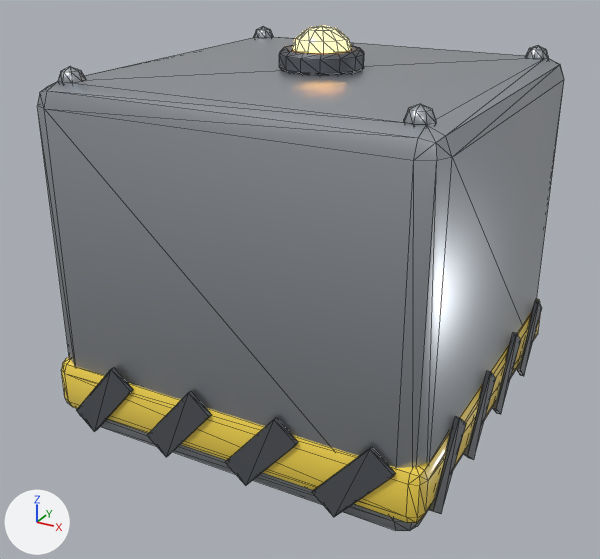
Renders of the glTF model godot/games/blastyard/art/models/pillar_factory.glb from each side of a commit.
Before and after are seen from a camera (50 mm lens) standing at (0.91, -1.759, 1.189) and looking at (-0.016, -0.075, 0.347). The lights are fixed; the arrows at lower left show +X, +Y and +Z. The first picture is the older version. Mesh edges are drawn as thin lines. Vertices at exactly the same position are counted once.

The first picture shows 'pillar_factory'.
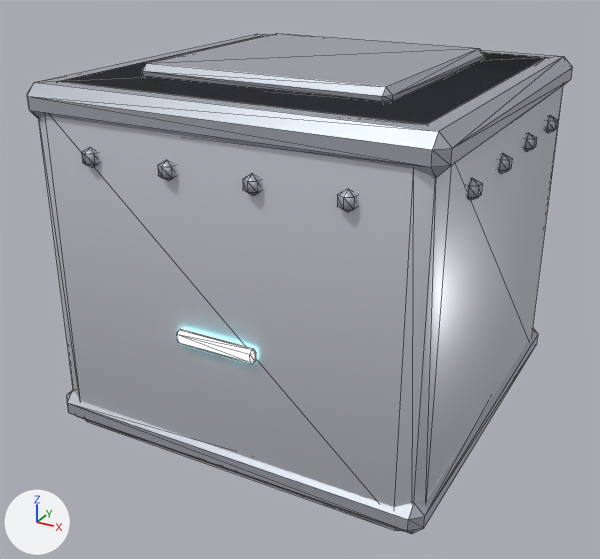
Edits to the bpy script that builds the scene:
```text
Change mat_factory_steel:
    mat_factory_steel.base_color: (0.5, 0.53, 0.57) -> (0.66, 0.69, 0.74)  # light grey #bcc0c7 -> light grey #d4d8df
    mat_factory_steel.metallic: 0.85 -> 0.35
Change me_pillar_factory:
    remove me_pillar_factory.from_pydata(...)  # 462 vertices, 828 faces; spans x -0.487..0.487, y -0.487..0.487, z 0.0..0.956
    add me_pillar_factory.from_pydata(...)  # 376 vertices, 668 faces; spans x -0.489..0.489, y -0.491..0.491, z 0.0..0.89
    me_pillar_factory part 1: a new loose piece, a UV sphere (6 segments, 3 rings, poles along z) spanning x -0.317..-0.284, y -0.491..-0.453, z 0.698..0.742, in mat_factory_steel_edge (light grey #b1b6bf)
    me_pillar_factory part 2: a new loose piece, a UV sphere (6 segments, 3 rings, poles along z) spanning x -0.117..-0.083, y -0.491..-0.453, z 0.698..0.742, in mat_factory_steel_edge (light grey #b1b6bf)
    me_pillar_factory part 3: a new loose piece, a UV sphere (6 segments, 3 rings, poles along z) spanning x 0.083..0.117, y -0.491..-0.453, z 0.698..0.742, in mat_factory_steel_edge (light grey #b1b6bf)
    me_pillar_factory part 4: a new loose piece, a UV sphere (6 segments, 3 rings, poles along z) spanning x 0.284..0.317, y -0.491..-0.453, z 0.698..0.742, in mat_factory_steel_edge (light grey #b1b6bf)
    me_pillar_factory part 5: a new loose piece, a UV sphere (6 segments, 3 rings, poles along z) spanning x 0.455..0.488, y -0.319..-0.281, z 0.698..0.742, in mat_factory_steel_edge (light grey #b1b6bf)
    me_pillar_factory part 6: a new loose piece, a UV sphere (6 segments, 3 rings, poles along z) spanning x 0.456..0.488, y -0.119..-0.081, z 0.698..0.742, in mat_factory_steel_edge (light grey #b1b6bf)
    me_pillar_factory part 7: a new loose piece, a UV sphere (6 segments, 3 rings, poles along z) spanning x 0.456..0.488, y 0.081..0.119, z 0.698..0.742, in mat_factory_steel_edge (light grey #b1b6bf)
    me_pillar_factory part 8: a new loose piece, a UV sphere (6 segments, 3 rings, poles along z) spanning x 0.456..0.489, y 0.281..0.319, z 0.698..0.742, in mat_factory_steel_edge (light grey #b1b6bf)
    me_pillar_factory part 9: the loose piece of 56 vertices spanning x -0.48..0.48, y -0.48..0.48, z 0.05..0.19 is rebuilt with 24 vertices and now spans x -0.48..0.48, y -0.48..0.48, z 0.02..0.1, in mat_factory_steel_edge (light grey #b1b6bf)
    me_pillar_factory part 10: a new loose piece of 24 vertices spanning x -0.48..0.48, y -0.48..0.48, z 0.78..0.86, in mat_factory_steel_edge (light grey #b1b6bf)
    me_pillar_factory part 11: a new loose piece of 24 vertices spanning x -0.3..0.3, y -0.3..0.3, z 0.85..0.89, in mat_factory_steel_edge (light grey #b1b6bf)
    me_pillar_factory part 12: a new loose piece of 24 vertices spanning x -0.1..0.1, y -0.486..-0.466, z 0.332..0.368, in mat_factory_status (cyan #95f3ff, glowing cyan #95f3ff)
    me_pillar_factory part 13: 22 loose pieces with 350 vertices, spanning x -0.487..0.487, y -0.487..0.487, z 0.021..0.956, are deleted
    other edits to the shape of me_pillar_factory do not show in these pictures
    remove me_pillar_factory.materials.append(mat_hazard_yellow)  # yellow #fddd50
    remove me_pillar_factory.materials.append(mat_factory_dark)  # grey #696c73
    remove me_pillar_factory.materials.append(mat_factory_lamp)  # orange #ffb359, glowing orange #ffb359
    add me_pillar_factory.materials.append(mat_factory_steel_edge)  # light grey #b1b6bf
    add me_pillar_factory.materials.append(mat_factory_status)  # cyan #95f3ff, glowing cyan #95f3ff
```

What differs and where, as boxes [x1, y1, x2, y2] in the pictures (600 x 559 px):
'pillar_factory', recoloured, surface changed, reshaped (grey to light grey): before [37, 26, 564, 531]; after [27, 33, 573, 534]
part 1 of me_pillar_factory, added: after [81, 147, 98, 167]
part 2 of me_pillar_factory, added: after [158, 160, 175, 181]
part 3 of me_pillar_factory, added: after [243, 173, 261, 195]
part 4 of me_pillar_factory, added: after [337, 189, 357, 212]
part 5 of me_pillar_factory, added: after [467, 178, 482, 200]
part 6 of me_pillar_factory, added: after [498, 153, 512, 174]
part 7 of me_pillar_factory, added: after [524, 133, 537, 152]
part 8 of me_pillar_factory, added: after [546, 115, 558, 133]
part 9 of me_pillar_factory, rebuilt (8% shorter): before [61, 299, 541, 523]; after [67, 328, 538, 534]
part 10 of me_pillar_factory, added: after [27, 34, 573, 178]
part 11 of me_pillar_factory, added: after [142, 33, 484, 103]
part 12 of me_pillar_factory, added: after [177, 329, 256, 364]
part 13 of me_pillar_factory, deleted: before [58, 26, 549, 517]
